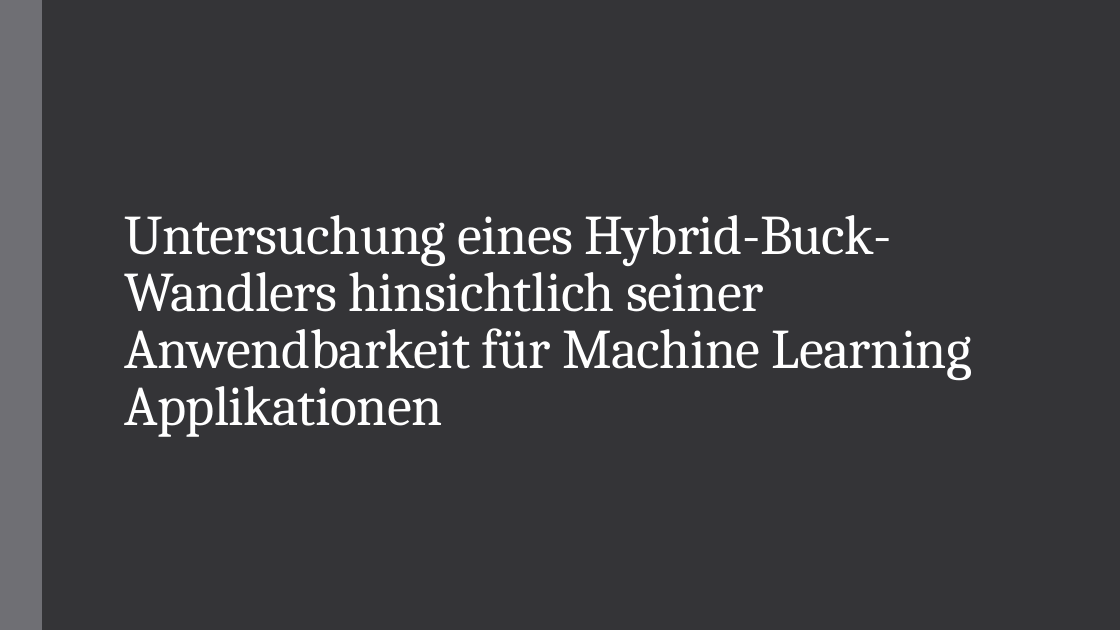
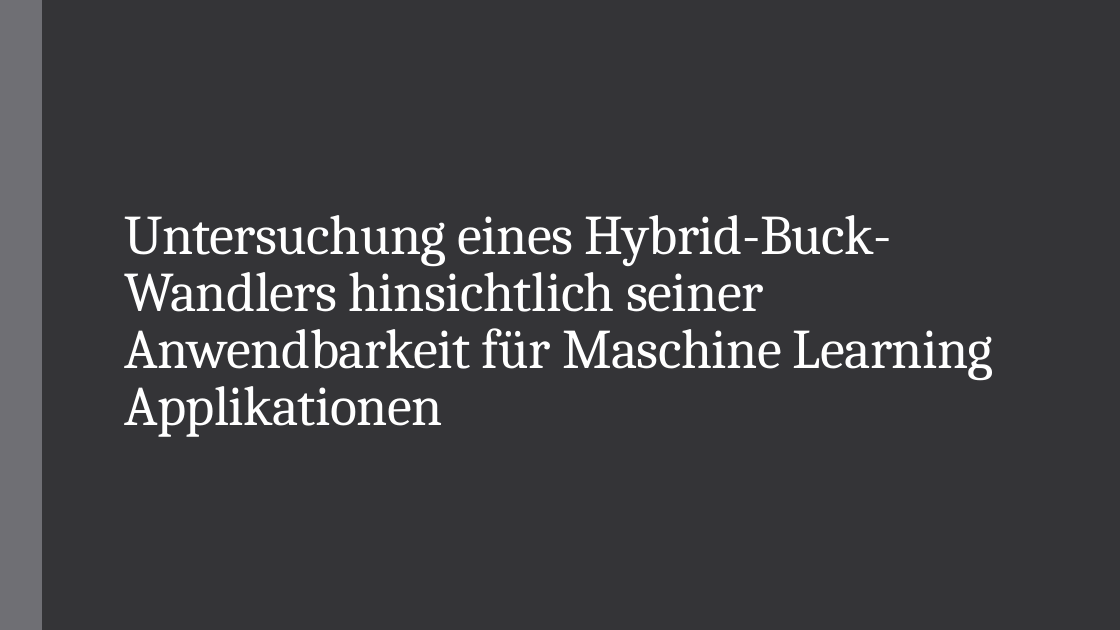
Before and after one commit to Blizzrow/Texts, a slide deck: slide 1 of Wandler_Koll.pptx. Drawn at 1120x630 pixels with LibreOffice and Linux fonts; fonts in the diff are those of the drawing. Boxes give left, top, right and bottom in pixels: in the first picture for what was removed or moved away, otherwise in the second. Text is boxed around its words. In the diff, an @@ line names an element or a change of style, - is before the commit and + after.

```diff
--- a/Wandler_Koll.pptx
+++ b/Wandler_Koll.pptx
@@ title at (x1=124, y1=215, x2=994, y2=437): text changed @@
-Untersuchung eines Hybrid-Buck-Wandlers hinsichtlich seiner Anwendbarkeit für Machine Learning Applikationen
+Untersuchung eines Hybrid-Buck-Wandlers hinsichtlich seiner Anwendbarkeit für Maschine Learning Applikationen
```
Also in this commit, not shown: 3 other slides changed, 1 slide added, 3 slides removed, 4 other files.
